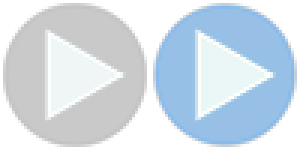
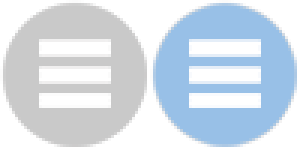
Layer changes from the first 300 × 150 image to the second:
added layer "Layer 2" above "Layer 1" over [0, 0, 147, 147]
added layer "Layer 1" above "quit up" over [150, 0, 297, 147]
renamed "play out" to "play up", hid it over [6, 6, 147, 147]
hid "play down" over [153, 3, 297, 147]
